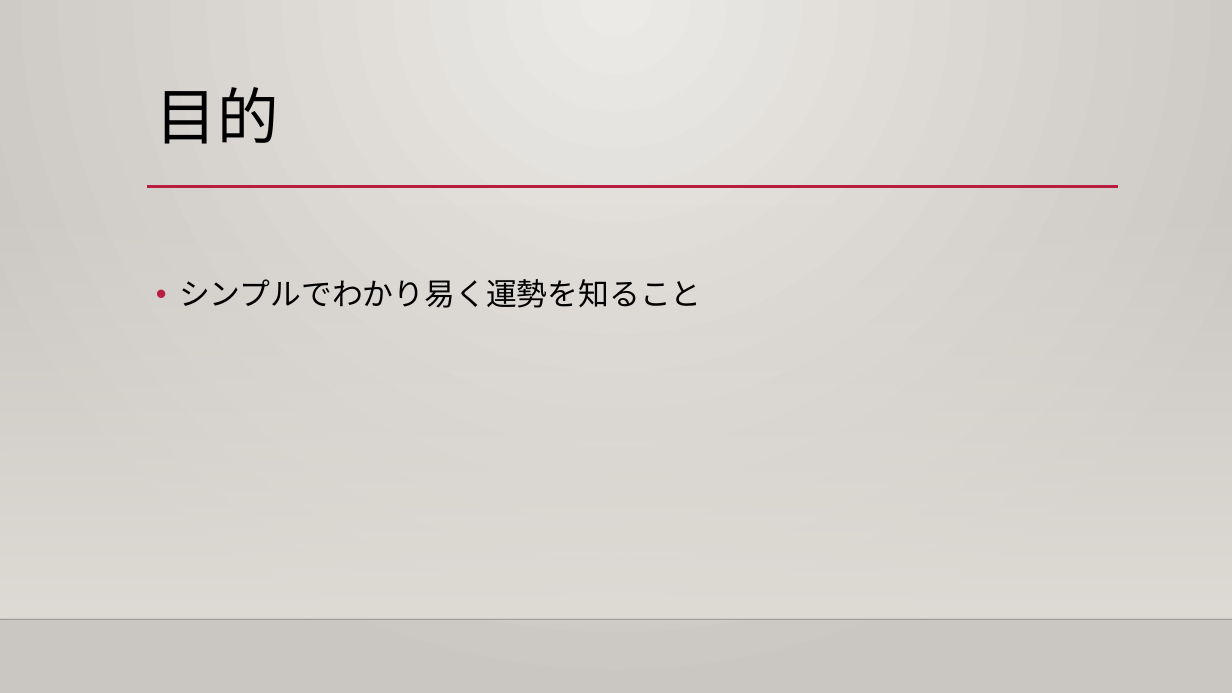
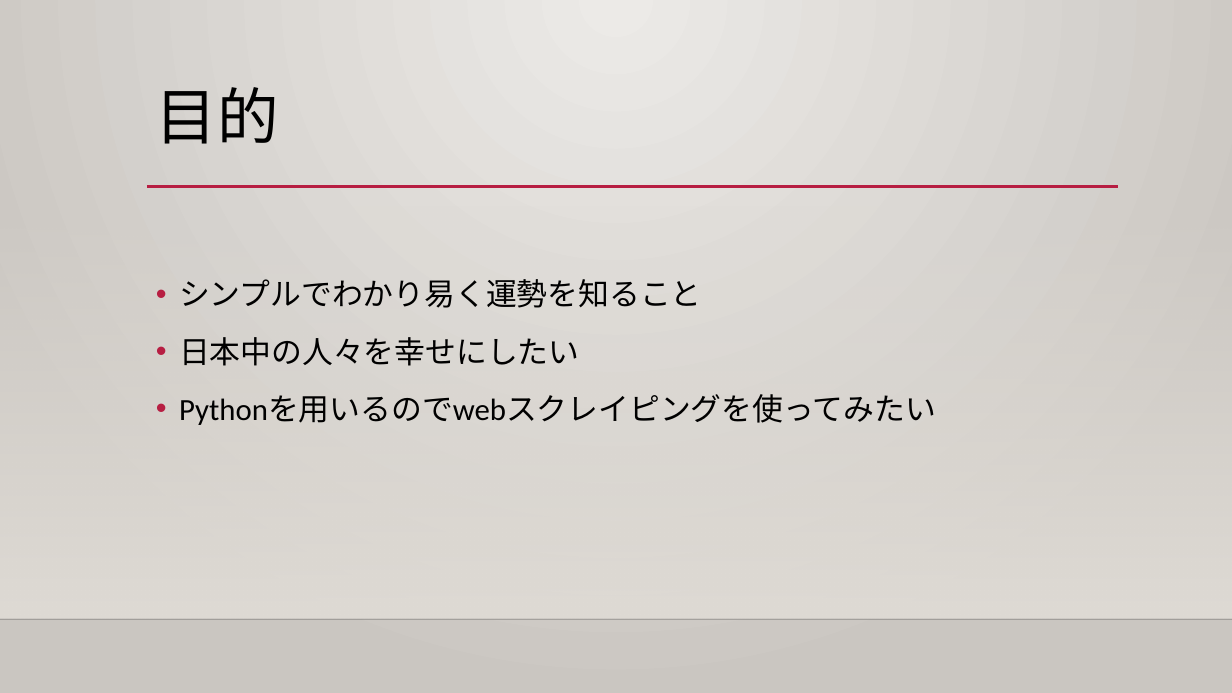
Before and after one commit to KaliR6s/myapp, a slide deck: slide 3 of 運勢占いアプリ.pptx. Drawn at 1232x693 pixels with LibreOffice and Linux fonts; fonts in the diff are those of the drawing; background and template pictures are left out. Boxes give left, top, right and bottom in pixels: in the first picture for what was removed or moved away, otherwise in the second. Text is boxed around its words. In the diff, an @@ line names an element or a change of style, - is before the commit and + after.

```diff
--- a/運勢占いアプリ.pptx
+++ b/運勢占いアプリ.pptx
@@ text at (x1=179, y1=337, x2=936, y2=425): paragraphs added @@
+• 日本中の人々を幸せにしたい
+• Pythonを用いるのでwebスクレイピングを使ってみたい
```
